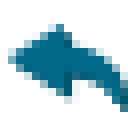
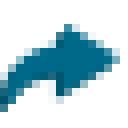
Revision of a layered 128px x 128px image; what changed, layer by layer:
painted on "Objeto inteligente vectorial" over [8, 24, 120, 104]
painted on "Objeto inteligente vectorial copia" over [0, 32, 128, 112]
